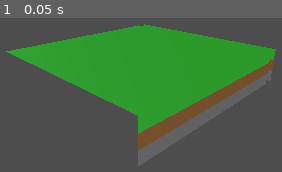
Above: before the commit, frame 1.
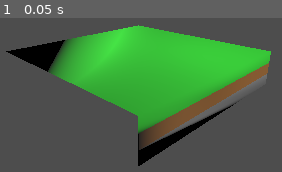
Above: after the commit, the same moment.

Repository: Ephesius/godot-voxels
Game: Godot game, scene res://scenes/world.tscn
Same seed, same stepped clock (60 frames per second), same inputs: the game is played once before the commit and once after it. The project has no main scene, so this scene is started directly.
Inputs:
- Up to frame 1 (0.05 s): no input

The runs differ from the first frame. In frame 1, 26% of the frame differs, in the area x 2-98%, y 3-97%.

Commit message:
Fix mesh generation bugs: normals and negative face offsets

Diff:
--- a/scripts/chunk.gd
+++ b/scripts/chunk.gd
@@ -50,8 +50,8 @@
 	_greedy_mesh(surface_tool, Vector3i(1, 0, 0), Vector3i(0, 0, 1), Vector3i(0, 1, 0))   # +Y faces
 	_greedy_mesh(surface_tool, Vector3i(1, 0, 0), Vector3i(0, 0, 1), Vector3i(0, -1, 0))  # -Y faces
 
+	surface_tool.generate_normals()
 	mesh = surface_tool.commit()
-	surface_tool.generate_normals()
 
 	# Create a simple material
 	var material: StandardMaterial3D = StandardMaterial3D.new()
@@ -122,7 +122,9 @@
 # Add a quad (two triangles) to the mesh
 func _add_quad(surface_tool: SurfaceTool, axis_u: Vector3i, axis_v: Vector3i, axis_n: Vector3i,
 		u: int, v: int, n: int, width: int, height: int, block_type: Block.Type):
-	var offset: Vector3i = axis_n * (n + 1) # +1 to place on the outer edge
+	# For positive normals use n+1, for negative use n
+	var n_offset = n + 1 if (axis_n.x + axis_n.y + axis_n.z) > 0 else n
+	var offset: Vector3i = axis_n * n_offset
 	var corner: Vector3 = Vector3(axis_u * u + axis_v * v + offset)
 
 	var du: Vector3 = Vector3(axis_u * width)
